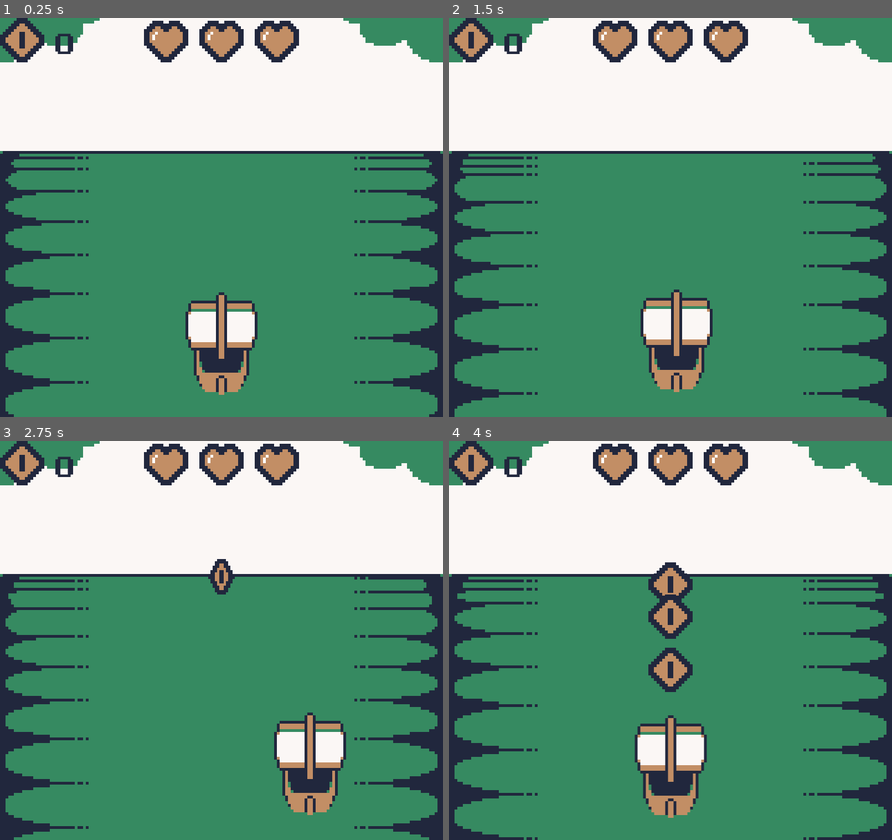
Above: before the commit, frames 1-4 (two rows, left to right).
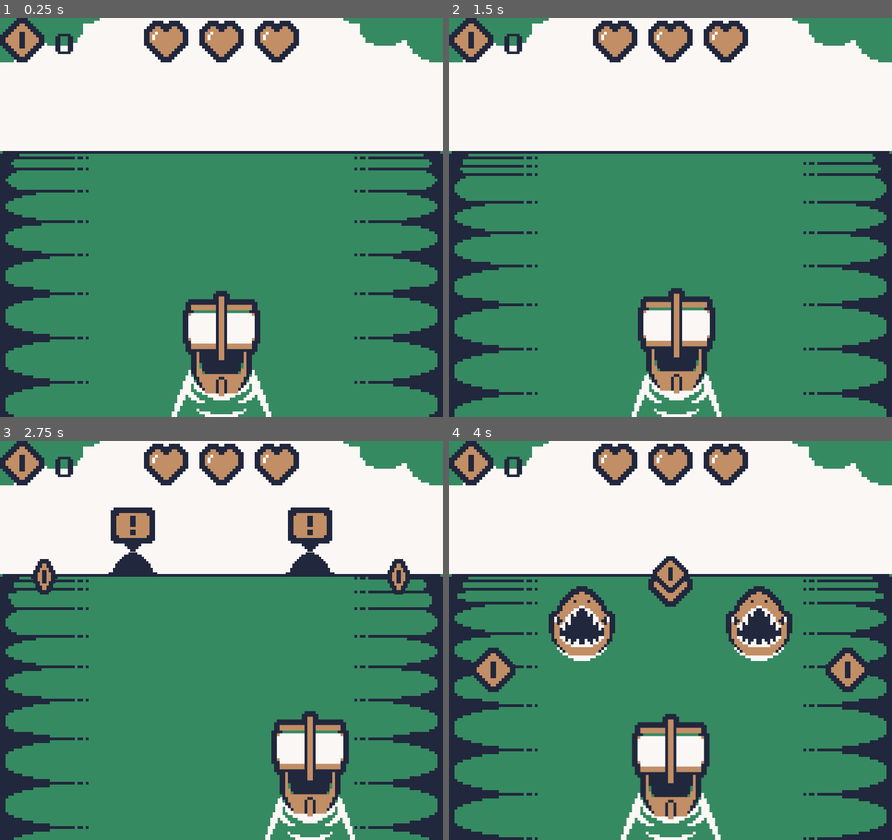
Above: after the commit, the same moments.

Repository: dr4ghs/GBJAM14
Game: Godot game, scene res://Scenes/play_scene.tscn
The game is run twice, just before and just after one commit, with the same random seed, the same clock (stepped at 60 frames per second) and the same inputs. This scene is started directly instead of the project's main scene.
Inputs:
- Up to frame 1 (0.25 s): no input
- Up to frame 2 (1.5 s): hold Right (steer_right) 0.53-1.28 s; hold Left (steer_left) from 1.28 s (still down)
- Up to frame 3 (2.75 s): release Left (steer_left) at 2.03 s; hold Right (steer_right) from 2.03 s (still down)
- Up to frame 4 (4 s): release Right (steer_right) at 3.53 s; hold Left (steer_left) from 3.53 s (still down)

The runs differ from the first frame. In frame 1, 1.5% of the frame differs, in the area x 38-62%, y 68-100%; in frame 2, 1.5%; in frame 3, 5.0%; in frame 4, 8.9%, in the area x 5-95%, y 28-100%.

Commit message:
Added warning sign on damaging entities
Removed old obstacles scripts/packed scenes

Diff:
--- a/Scenes/Prefabs/coin.tscn
+++ /dev/null
@@ -1,71 +0,0 @@
-[gd_scene format=3 uid="uid://c6p521cmwxr8i"]
-
-[ext_resource type="Script" uid="uid://ddxags0ecnqqf" path="res://Scripts/Obstacles/coin.gd" id="1_wpps8"]
-[ext_resource type="Texture2D" uid="uid://c4t06lg00gjy" path="res://Assets/Sprites/coin.png" id="2_nsvvg"]
-[ext_resource type="Texture2D" uid="uid://ck258yie3336b" path="res://Assets/Sprites/clipping_mask.png" id="3_mmtjo"]
-
-[sub_resource type="RectangleShape2D" id="RectangleShape2D_ipgva"]
-size = Vector2(16, 16)
-
-[sub_resource type="Animation" id="Animation_nsvvg"]
-length = 0.001
-tracks/0/type = "value"
-tracks/0/imported = false
-tracks/0/enabled = true
-tracks/0/path = NodePath("Graphics:region_rect:position:x")
-tracks/0/interp = 1
-tracks/0/loop_wrap = true
-tracks/0/keys = {
-"times": PackedFloat32Array(0),
-"transitions": PackedFloat32Array(1),
-"update": 1,
-"values": [0.0]
-}
-
-[sub_resource type="Animation" id="Animation_mmtjo"]
-resource_name = "idle"
-length = 0.8
-loop_mode = 1
-tracks/0/type = "value"
-tracks/0/imported = false
-tracks/0/enabled = true
-tracks/0/path = NodePath("Graphics:region_rect:position:x")
-tracks/0/interp = 1
-tracks/0/loop_wrap = true
-tracks/0/keys = {
-"times": PackedFloat32Array(0, 0.2, 0.4, 0.6),
-"transitions": PackedFloat32Array(1, 1, 1, 1),
-"update": 1,
-"values": [0.0, 16.0, 32.0, 16.0]
-}
-
-[sub_resource type="AnimationLibrary" id="AnimationLibrary_f8ghi"]
-_data = {
-&"RESET": SubResource("Animation_nsvvg"),
-&"idle": SubResource("Animation_mmtjo")
-}
-
-[node name="Coin" type="Area2D" unique_id=1379323098]
-script = ExtResource("1_wpps8")
-is_gold = true
-_gold = 1
-
-[node name="Graphics" type="Sprite2D" parent="." unique_id=1572700646]
-clip_children = 2
-position = Vector2(0, -8)
-texture = ExtResource("2_nsvvg")
-region_enabled = true
-region_rect = Rect2(0, 0, 16, 16)
-
-[node name="Mask" type="Sprite2D" parent="Graphics" unique_id=1574907224]
-texture = ExtResource("3_mmtjo")
-
-[node name="CollisionShape2D" type="CollisionShape2D" parent="." unique_id=214073722]
-position = Vector2(0, -8)
-shape = SubResource("RectangleShape2D_ipgva")
-
-[node name="AnimationPlayer" type="AnimationPlayer" parent="." unique_id=530355099]
-libraries/ = SubResource("AnimationLibrary_f8ghi")
-autoplay = &"idle"
-
-[connection signal="area_entered" from="." to="." method="_on_area_entered"]
--- a/Scenes/Prefabs/kraken.tscn
+++ /dev/null
@@ -1,20 +0,0 @@
-[gd_scene format=3 uid="uid://dq2aao1qyvqxu"]
-
-[ext_resource type="Script" uid="uid://di72e6xcgt4ll" path="res://Scripts/Obstacles/kraken_obstacle.gd" id="1_63b2a"]
-[ext_resource type="Texture2D" uid="uid://d1ucmwkm6y4b5" path="res://Assets/Sprites/kraken.png" id="2_mryse"]
-
-[sub_resource type="RectangleShape2D" id="RectangleShape2D_ipgva"]
-size = Vector2(64, 16)
-
-[node name="Kraken" type="Area2D" unique_id=689600885]
-script = ExtResource("1_63b2a")
-is_damaging = true
-_damage = 1
-
-[node name="Graphics" type="Sprite2D" parent="." unique_id=273979772]
-position = Vector2(0, -16)
-texture = ExtResource("2_mryse")
-
-[node name="CollisionBox" type="CollisionShape2D" parent="." unique_id=1687460191]
-position = Vector2(0, -8)
-shape = SubResource("RectangleShape2D_ipgva")
--- a/Scenes/Prefabs/player_ship.tscn
+++ b/Scenes/Prefabs/player_ship.tscn
@@ -73,12 +73,10 @@
 script = ExtResource("1_p4o72")
 
 [node name="Trail" type="Sprite2D" parent="." unique_id=962454058]
-z_index = -1
 position = Vector2(0, 4)
 texture = ExtResource("2_jbf0a")
 
 [node name="Graphics" type="Sprite2D" parent="." unique_id=23222570]
-z_index = 1
 position = Vector2(0, -6)
 texture = ExtResource("3_pik1w")
 
--- a/Scenes/Prefabs/shark.tscn
+++ /dev/null
@@ -1,20 +0,0 @@
-[gd_scene format=3 uid="uid://b2y082tgh8xdm"]
-
-[ext_resource type="Script" uid="uid://ccsntesrhs1fm" path="res://Scripts/Obstacles/shark_obstacle.gd" id="1_vsvoj"]
-[ext_resource type="Texture2D" uid="uid://c0ikslcwnet3r" path="res://Assets/Sprites/shark.png" id="2_xgycl"]
-
-[sub_resource type="RectangleShape2D" id="RectangleShape2D_ipgva"]
-size = Vector2(16, 16)
-
-[node name="Shark" type="Area2D" unique_id=722612719]
-script = ExtResource("1_vsvoj")
-is_damaging = true
-_damage = 1
-
-[node name="Graphics" type="Sprite2D" parent="." unique_id=1626556249]
-position = Vector2(0, -12)
-texture = ExtResource("2_xgycl")
-
-[node name="CollisionBox" type="CollisionShape2D" parent="." unique_id=905114471]
-position = Vector2(0, -8)
-shape = SubResource("RectangleShape2D_ipgva")
--- /dev/null
+++ b/Scenes/Prefabs/warning_sign.tscn
@@ -0,0 +1,32 @@
+[gd_scene format=3 uid="uid://cqpjkry3jvpc"]
+
+[ext_resource type="Texture2D" uid="uid://bvbuyaxwevucn" path="res://Assets/Sprites/warning.png" id="1_b6ii3"]
+[ext_resource type="Script" uid="uid://dg42boahvni1c" path="res://Scripts/warning_sign.gd" id="2_so5n3"]
+
+[sub_resource type="AtlasTexture" id="AtlasTexture_fg1lf"]
+atlas = ExtResource("1_b6ii3")
+region = Rect2(0, 0, 16, 16)
+
+[sub_resource type="AtlasTexture" id="AtlasTexture_lneu0"]
+atlas = ExtResource("1_b6ii3")
+region = Rect2(16, 0, 16, 16)
+
+[sub_resource type="SpriteFrames" id="SpriteFrames_ipgva"]
+animations = [{
+"frames": [{
+"duration": 0.5,
+"texture": SubResource("AtlasTexture_fg1lf")
+}, {
+"duration": 0.5,
+"texture": SubResource("AtlasTexture_lneu0")
+}],
+"loop": 1,
+"name": &"default",
+"speed": 3.0
+}]
+
+[node name="WarningSign" type="AnimatedSprite2D" unique_id=1277391230]
+sprite_frames = SubResource("SpriteFrames_ipgva")
+frame_progress = 0.44125393
+script = ExtResource("2_so5n3")
+duration = 1.0
--- a/Scenes/play_scene.tscn
+++ b/Scenes/play_scene.tscn
@@ -75,36 +75,6 @@
 &"default": SubResource("Animation_knw1p")
 }
 
-[sub_resource type="Resource" id="Resource_w43cx"]
-script = ExtResource("13_fbpj1")
-entity = ExtResource("14_3cjv5")
-distance = 2.0
-metadata/_custom_type_script = "uid://buq1dvdvcbo5g"
-
-[sub_resource type="Resource" id="Resource_7wcbn"]
-script = ExtResource("13_fbpj1")
-entity = ExtResource("14_3cjv5")
-distance = 1.0
-metadata/_custom_type_script = "uid://buq1dvdvcbo5g"
-
-[sub_resource type="Resource" id="Resource_xjh8a"]
-script = ExtResource("13_fbpj1")
-entity = ExtResource("14_3cjv5")
-metadata/_custom_type_script = "uid://buq1dvdvcbo5g"
-
-[sub_resource type="Resource" id="Resource_fg1lf"]
-script = ExtResource("12_j3qlu")
-entities = Array[ExtResource("13_fbpj1")]([SubResource("Resource_w43cx"), SubResource("Resource_7wcbn"), SubResource("Resource_xjh8a")])
-wait_time = 3.0
-metadata/_custom_type_script = "uid://dxrsmg2rofqnv"
-
-[sub_resource type="Resource" id="Resource_lneu0"]
-script = ExtResource("12_j3qlu")
-entities = Array[ExtResource("13_fbpj1")]([SubResource("Resource_w43cx"), SubResource("Resource_7wcbn"), SubResource("Resource_xjh8a")])
-wait_time = 3.0
-lane_shift = -1
-metadata/_custom_type_script = "uid://dxrsmg2rofqnv"
-
 [sub_resource type="Resource" id="Resource_45wvb"]
 script = ExtResource("13_fbpj1")
 entity = ExtResource("14_3cjv5")
@@ -252,23 +222,23 @@
 [node name="Camera2D" type="Camera2D" parent="." unique_id=1155018366]
 position = Vector2(80, 72)
 
+[node name="EntitiesSpawner" type="Node2D" parent="." unique_id=1555581684]
+script = ExtResource("11_knw1p")
+pattern = Array[ExtResource("12_j3qlu")]([SubResource("Resource_3wskg")])
+
+[node name="DespawnArea" type="Area2D" parent="." unique_id=1608426840]
+collision_layer = 512
+collision_mask = 2
+script = ExtResource("13_io55t")
+
+[node name="CollisionLine" type="CollisionShape2D" parent="DespawnArea" unique_id=1177822595]
+shape = SubResource("SegmentShape2D_loj0l")
+
 [node name="PlayerShip" parent="." unique_id=630683284 instance=ExtResource("5_616no")]
 position = Vector2(80, 136)
 collision_mask = 2
 _health = 3
 
-[node name="EntitiesSpawner" type="Node2D" parent="." unique_id=1555581684]
-script = ExtResource("11_knw1p")
-pattern = Array[ExtResource("12_j3qlu")]([SubResource("Resource_fg1lf"), SubResource("Resource_lneu0"), SubResource("Resource_3wskg")])
-
-[node name="DespawnArea" type="Area2D" parent="." unique_id=1608426840]
-collision_layer = 512
-collision_mask = 2
-script = ExtResource("13_io55t")
-
-[node name="CollisionLine" type="CollisionShape2D" parent="DespawnArea" unique_id=1177822595]
-shape = SubResource("SegmentShape2D_loj0l")
-
+[connection signal="area_entered" from="DespawnArea" to="DespawnArea" method="_on_area_entered"]
 [connection signal="damage_taken" from="PlayerShip" to="Canvas Layer/HealthBar/Layout" method="on_damage_taken"]
 [connection signal="gold_taken" from="PlayerShip" to="Canvas Layer/Golds/Layout/Label" method="on_gold_taken"]
-[connection signal="area_entered" from="DespawnArea" to="DespawnArea" method="_on_area_entered"]
--- a/Scenes/warning.tscn
+++ /dev/null
@@ -1,52 +0,0 @@
-[gd_scene format=3 uid="uid://csappxjrdsul1"]
-
-[ext_resource type="Texture2D" uid="uid://bvbuyaxwevucn" path="res://Assets/Sprites/warning.png" id="1_osvl0"]
-
-[sub_resource type="Animation" id="Animation_k7nv6"]
-length = 0.001
-tracks/0/type = "value"
-tracks/0/imported = false
-tracks/0/enabled = true
-tracks/0/path = NodePath("Graphics:region_rect:position:x")
-tracks/0/interp = 1
-tracks/0/loop_wrap = true
-tracks/0/keys = {
-"times": PackedFloat32Array(0),
-"transitions": PackedFloat32Array(1),
-"update": 1,
-"values": [0.0]
-}
-
-[sub_resource type="Animation" id="Animation_hme1k"]
-resource_name = "default"
-length = 0.39999999999999997
-loop_mode = 1
-tracks/0/type = "value"
-tracks/0/imported = false
-tracks/0/enabled = true
-tracks/0/path = NodePath("Graphics:region_rect:position:x")
-tracks/0/interp = 1
-tracks/0/loop_wrap = true
-tracks/0/keys = {
-"times": PackedFloat32Array(0, 0.2),
-"transitions": PackedFloat32Array(1, 1),
-"update": 1,
-"values": [0.0, 16.0]
-}
-
-[sub_resource type="AnimationLibrary" id="AnimationLibrary_ynpur"]
-_data = {
-&"RESET": SubResource("Animation_k7nv6"),
-&"default": SubResource("Animation_hme1k")
-}
-
-[node name="Warning" type="Node2D" unique_id=1400125914]
-
-[node name="Graphics" type="Sprite2D" parent="." unique_id=2078833704]
-texture = ExtResource("1_osvl0")
-region_enabled = true
-region_rect = Rect2(0, 0, 16, 16)
-
-[node name="AnimationPlayer" type="AnimationPlayer" parent="." unique_id=1114527345]
-libraries/ = SubResource("AnimationLibrary_ynpur")
-autoplay = &"default"
--- a/Scripts/Obstacles/coin.gd
+++ /dev/null
@@ -1,4 +0,0 @@
-class_name CoinObstacle extends Obstacle
-
-func _on_area_entered(area: Area2D) -> void:
-	if area is Ship: self.queue_free();
--- a/Scripts/Obstacles/kraken_obstacle.gd
+++ /dev/null
@@ -1 +0,0 @@
-class_name KrakenObstacle extends Obstacle
--- a/Scripts/Obstacles/obstacle.gd
+++ /dev/null
@@ -1,39 +0,0 @@
-@abstract
-class_name Obstacle
-extends Area2D
-
-@export var BASE_SPEED: float = 1;
-@export var MAX_DISTANCE: float = 100;
-
-@export var distance: float;
-
-@export var is_damaging: bool;
-@export var _damage: int;
-
-@export var is_gold: bool;
-@export var _gold: int;
-
-@onready var mask: Sprite2D = $Graphics/Mask;
-@onready var manager: GameStateManager = %GameState;
-
-var speed: float;
-
-func _process(delta: float) -> void:
-	speed = (BASE_SPEED + (manager.player._gold / 100));
-	var n: float = position.y - SpawnPoints.obstacle_altitude;
-	n -= MAX_DISTANCE / (MAX_DISTANCE - distance);
-
-	if position.y > SpawnPoints.obstacle_altitude + 4:
-		mask.visible = false;
-
-	position.y += speed * (n / 2) * delta;
-
-func damage() -> int:
-	if is_damaging: return _damage;
-
-	return 0;
-
-func gold() -> int:
-	if is_gold: return _gold;
-
-	return 0;
--- a/Scripts/Obstacles/shark_obstacle.gd
+++ /dev/null
@@ -1 +0,0 @@
-class_name SharkObstacle extends Obstacle
--- a/Scripts/entities_spawner.gd
+++ b/Scripts/entities_spawner.gd
@@ -3,7 +3,7 @@
 
 @export var pattern: Array[SpawnPattern];
 
-var entity_scene = preload("res://Scenes/Prefabs/entity.tscn");
+var entity_scene: PackedScene = preload("res://Scenes/Prefabs/entity.tscn");
 
 var wait_time: float;
 var curr_pattern: int;
@@ -16,6 +16,7 @@
 		add_child(entity);
 		entity.populate(res.entity, res.distance);
 		entity.position.x = SpawnPoints.lanes[res.lane + pattern[curr_pattern].lane_shift];
+
 	wait_time = pattern[curr_pattern].wait_time;
 	curr_pattern += 1;
 
--- a/Scripts/entity.gd
+++ b/Scripts/entity.gd
@@ -1,5 +1,9 @@
 class_name Entity
 extends Area2D
+
+const WARN_SIGN_Y: int = 32;
+
+var warn_sign: PackedScene = preload("res://Scenes/Prefabs/warning_sign.tscn");
 
 @onready var gfx: Sprite2D = $Graphics;
 @onready var mask: Sprite2D = $Graphics/Mask;
@@ -13,6 +17,8 @@
 
 var is_gold: bool;
 var _gold: int;
+
+var warned: bool;
 
 @export var res: EntityResource;
 
@@ -53,6 +59,14 @@
 
 func _process(delta: float) -> void:
 	distance -= PlaySceneConstants.BASE_SPEED * PlayerStats.speed * delta;
+
+	if is_damaging and not warned and distance <= PlaySceneConstants.MAX_DISTANCE * 0.75:
+		var warn: Node = warn_sign.instantiate();
+		$"..".add_child(warn);
+		warn.position.y = WARN_SIGN_Y;
+		warn.position.x = position.x;
+		warned = true;
+
 	if distance > PlaySceneConstants.MAX_DISTANCE: return;
 
 	var delta_d: float = snapped(-4 * pow(distance, 2) + 4 * distance, 0.01);
--- /dev/null
+++ b/Scripts/warning_sign.gd
@@ -0,0 +1,11 @@
+extends AnimatedSprite2D
+
+@export var duration: float;
+
+func _ready() -> void:
+	play("default");
+
+func _process(delta: float) -> void:
+	duration -= delta;
+	if duration <= 0:
+		self.queue_free();
Binary file changed: Assets/Sprites/ship.png
Not shown, removed: Scripts/Obstacles/coin.gd.uid
Not shown, removed: Scripts/Obstacles/kraken_obstacle.gd.uid
Not shown, removed: Scripts/Obstacles/obstacle.gd.uid
Not shown, removed: Scripts/Obstacles/shark_obstacle.gd.uid
Not shown, added: Scripts/warning_sign.gd.uid
